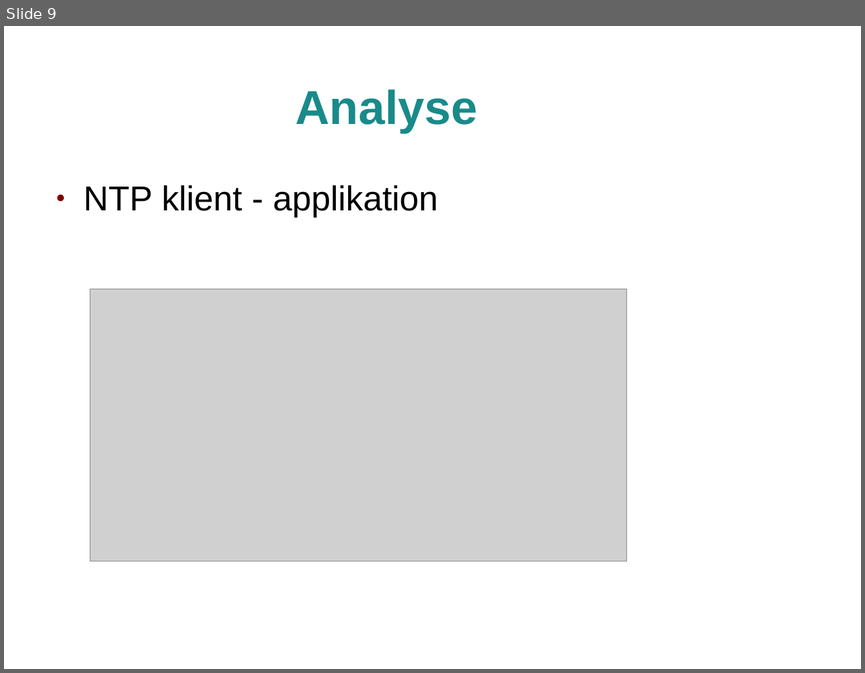
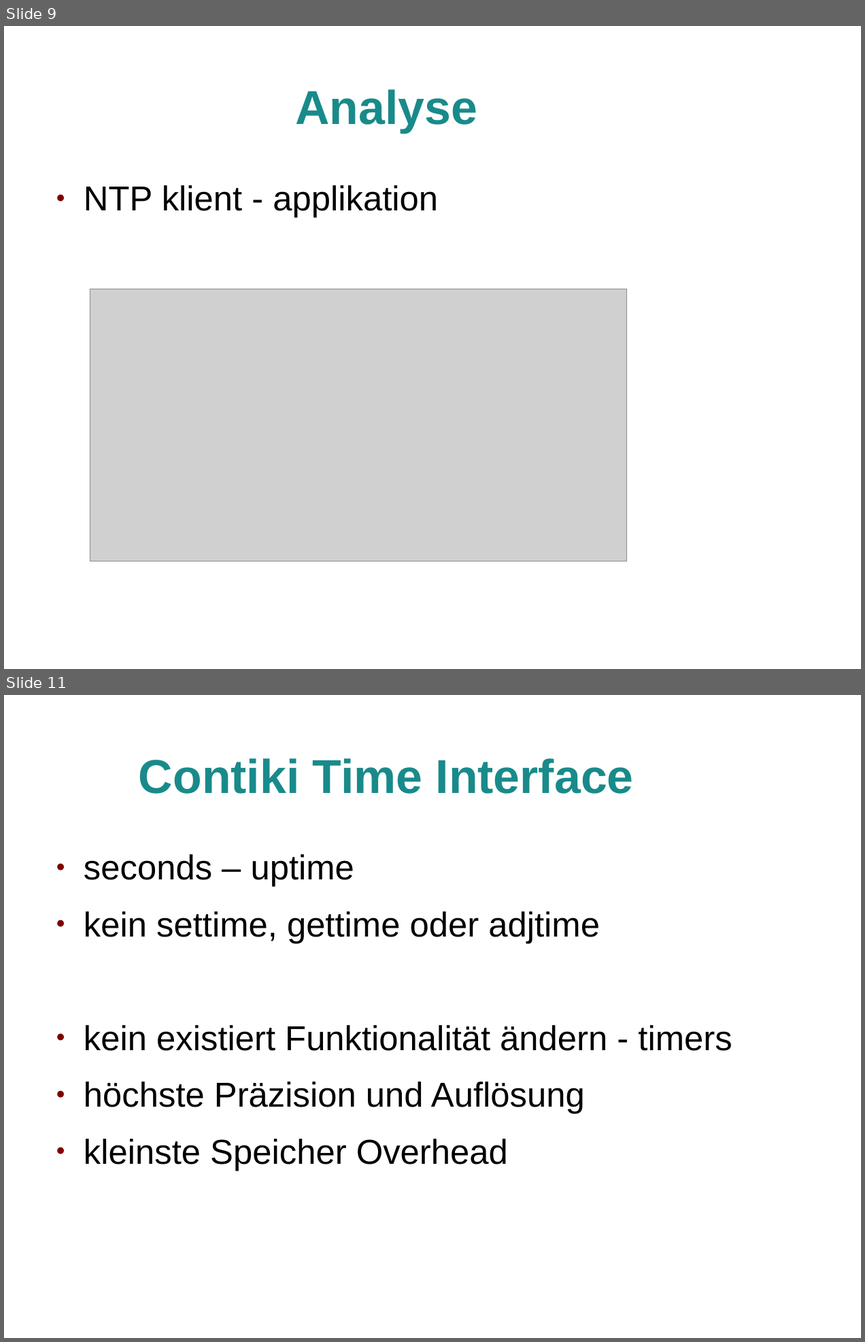
Before and after one commit to jlusticky/Bachelor-thesis, a slide deck: kolloquium/kolloquium.odp. Shown one above the other, each under a label of ours: slide 9 before the commit, slides 9 and 11 after it; the slides between them are not shown. The pictures are 865x673 and 865x1342 pixels, drawn with LibreOffice and Linux fonts; fonts in the diff are those of the drawing; grey boxes stand for pictures; background and template pictures are left out. Boxes give left, top, right and bottom in pixels: in the first picture for what was removed or moved away, otherwise in the second. Text is boxed around its words. In the diff, an @@ line names an element or a change of style, - is before the commit and + after.

```diff
--- a/kolloquium/kolloquium.odp
+++ b/kolloquium/kolloquium.odp
@@ slide 11 added at (x1=4, y1=695, x2=861, y2=1338), background picture (left out) @@
@@ title added at (x1=139, y1=758, x2=634, y2=794), 44 pt, text #198A8A, bold @@
+Contiki Time Interface
@@ text added at (x1=84, y1=854, x2=732, y2=1170), 32 pt, text #000000 @@
+● seconds – uptime
+● kein settime, gettime oder adjtime
+● kein existiert Funktionalität ändern - timers
+● höchste Präzision und Auflösung
+● kleinste Speicher Overhead
```
Also in this commit, not shown: 2 slides changed, 1 other slide added, 3 other files.
